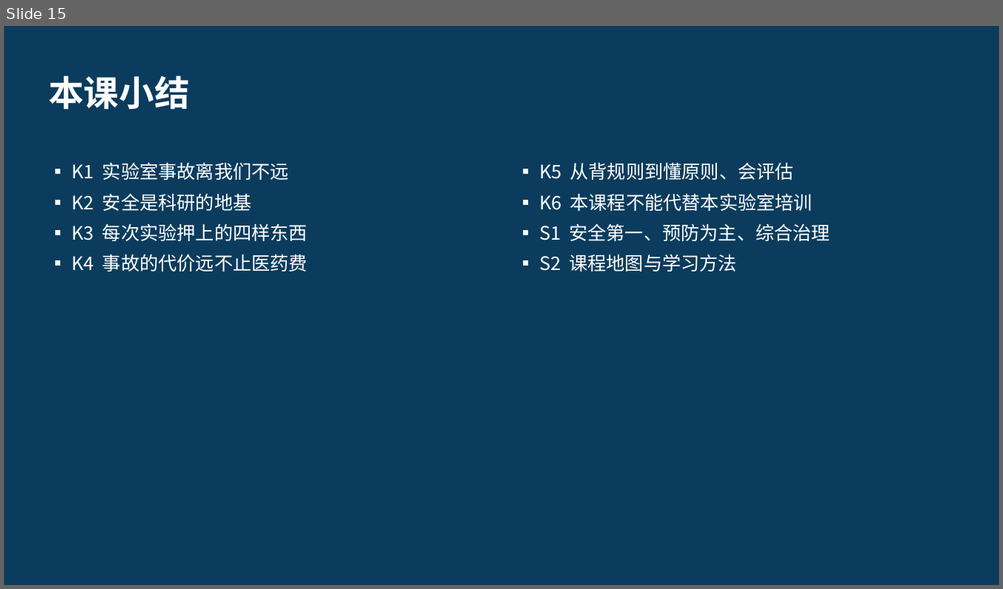
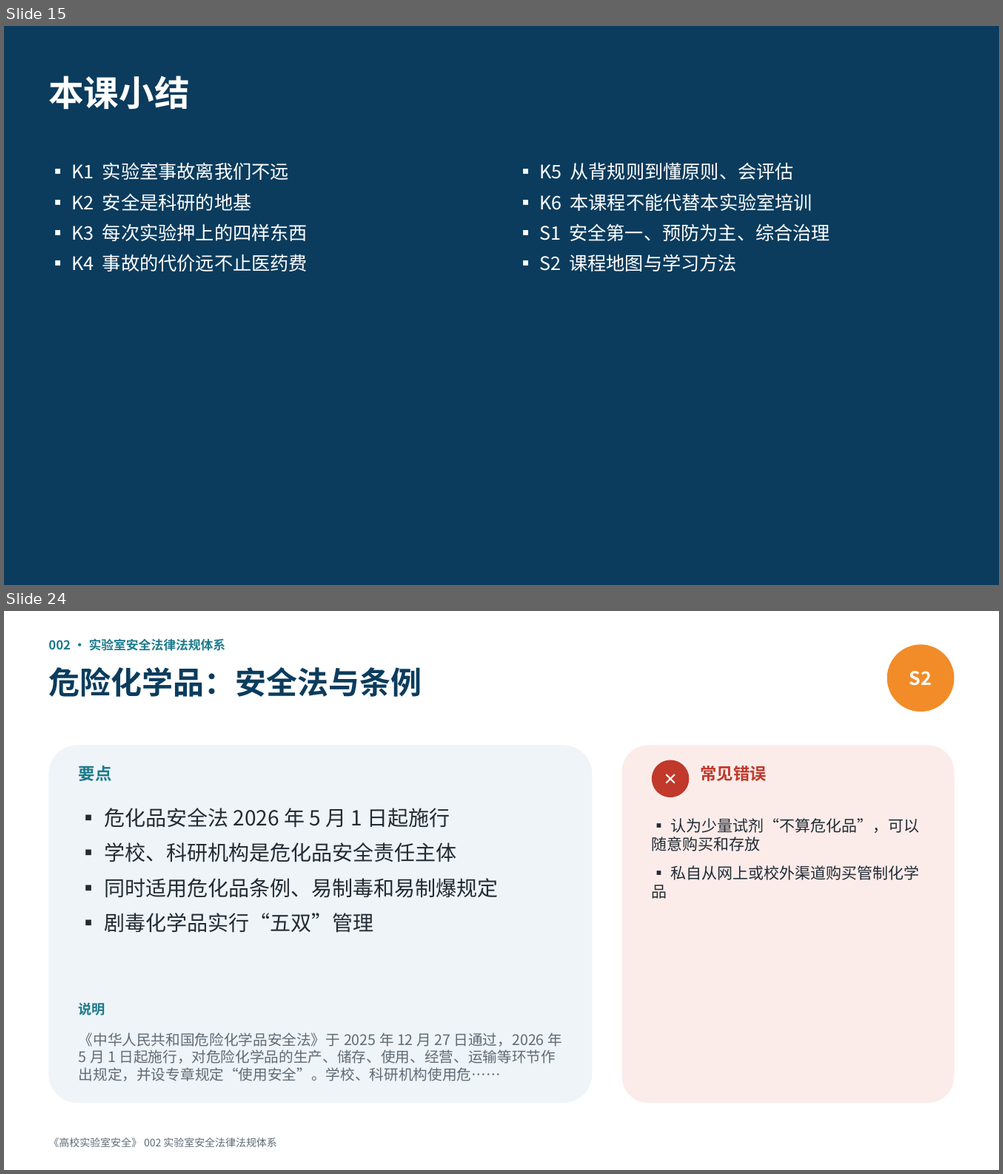
Before and after one commit to hanrongwx-max/videoyoutubo, a slide deck: course/高校实验室安全/课件/第1章_法规、管理与安全文化.pptx. Shown one above the other, each under a label of ours: slide 15 before the commit, slides 15 and 24 after it; the slides between them are not shown. The pictures are 1003x589 and 1003x1174 pixels, drawn with LibreOffice and Linux fonts; fonts in the diff are those of the drawing. Boxes give left, top, right and bottom in pixels: in the first picture for what was removed or moved away, otherwise in the second. Text is boxed around its words. In the diff, an @@ line names an element or a change of style, - is before the commit and + after.

```diff
--- a/course/高校实验室安全/课件/第1章_法规、管理与安全文化.pptx
+++ b/course/高校实验室安全/课件/第1章_法规、管理与安全文化.pptx
@@ slide 24 added at [4, 611, 999, 1170], background #FFFFFF @@
@@ text added at [48, 638, 226, 651], 12 pt, text #1D7A8C, bold @@
+002 · 实验室安全法律法规体系
@@ ellipse added at [887, 644, 954, 712], fill #F28C28, 18 pt, text #FFFFFF, bold @@
+S2
@@ text added at [48, 667, 421, 697], 30 pt, text #0B3C5D, bold @@
+危险化学品：安全法与条例
@@ rounded rectangle added at [48, 745, 592, 1103], fill #EEF4F7 @@
@@ text added at [79, 766, 112, 781], 16 pt, text #1D7A8C, bold @@
+要点
@@ rounded rectangle added at [622, 745, 954, 1103], fill #FBECEA @@
@@ ellipse added at [652, 760, 689, 797], fill #C0392B, 16 pt, text #FFFFFF, bold @@
+✕
@@ text added at [700, 766, 765, 781], 16 pt, text #C0392B, bold @@
+常见错误
@@ text added at [104, 808, 498, 933], 20 pt, text #222B33 @@
+▪ 危化品安全法 2026 年 5 月 1 日起施行
+▪ 学校、科研机构是危化品安全责任主体
+▪ 同时适用危化品条例、易制毒和易制爆规定
+▪ 剧毒化学品实行“五双”管理
@@ text added at [652, 818, 919, 899], 15 pt, text #222B33 @@
+▪ 认为少量试剂“不算危化品”，可以随意购买和存放
+▪ 私自从网上或校外渠道购买管制化学品
@@ text added at [79, 1003, 105, 1016], 13 pt, text #1D7A8C, bold @@
+说明
@@ text added at [79, 1033, 562, 1082], 14 pt, text #5F6B75 @@
+《中华人民共和国危险化学品安全法》于 2025 年 12 月 27 日通过，2026 年 5 月 1 日起施行，对危险化学品的生产、储存、使用、经营、运输等环节作出规定，并设专章规定“使用安全”。学校、科研机构使用危……
@@ text added at [48, 1138, 277, 1147], 10 pt, text #5F6B75 @@
+《高校实验室安全》 002 实验室安全法律法规体系
```
Also in this commit, not shown: 17 other slides added, 2 other files.
